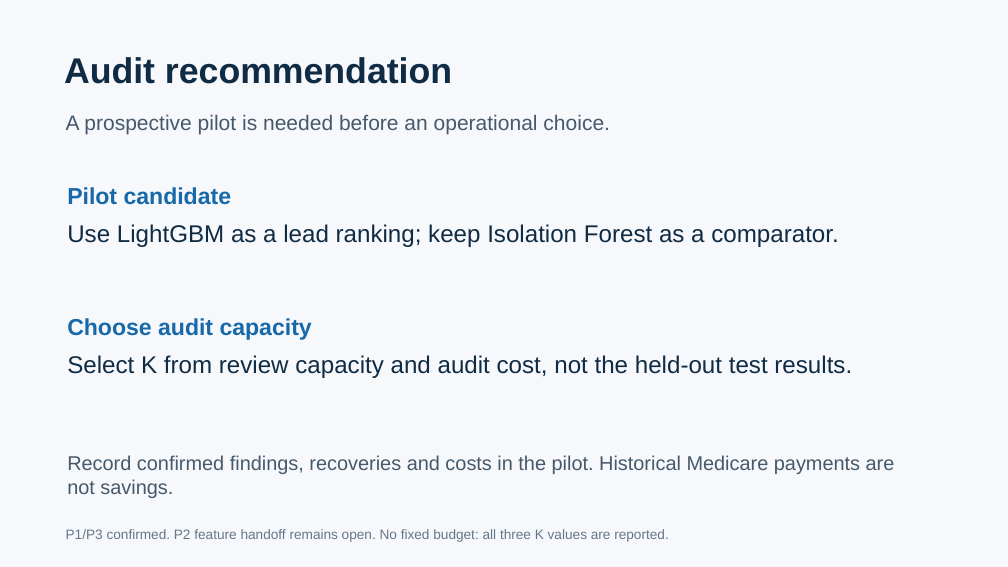
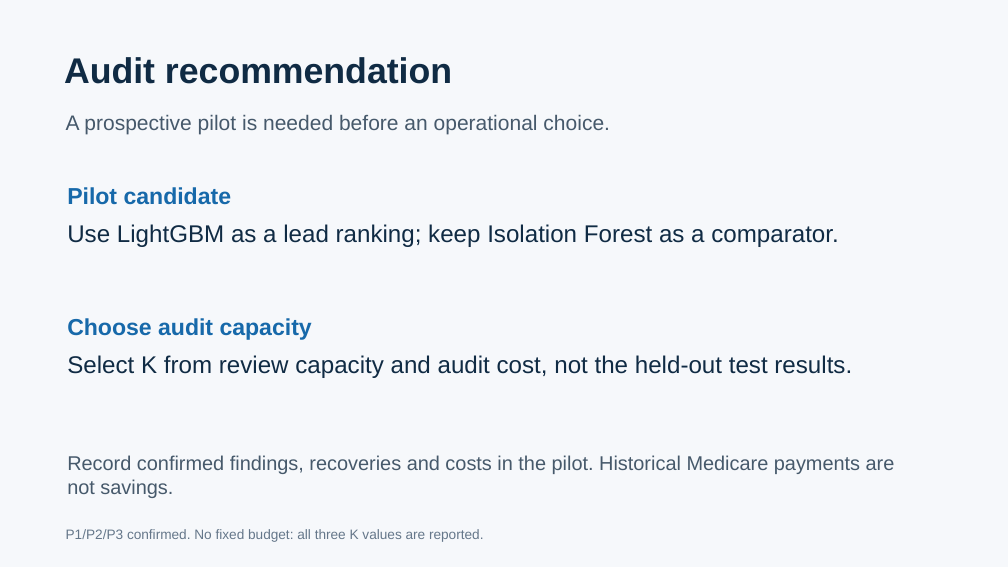
Before and after one commit to 23f2005056/mlba, a slide deck: slide 6 of presentation_figures/FraudLens_P4_Evaluation.pptx. Drawn at 1008x567 pixels with LibreOffice and Linux fonts; fonts in the diff are those of the drawing. Boxes give left, top, right and bottom in pixels: in the first picture for what was removed or moved away, otherwise in the second. Text is boxed around its words. In the diff, an @@ line names an element or a change of style, - is before the commit and + after.

```diff
--- a/presentation_figures/FraudLens_P4_Evaluation.pptx
+++ b/presentation_figures/FraudLens_P4_Evaluation.pptx
@@ text at [66,529,484,542]: text changed @@
-P1/P3 confirmed. P2 feature handoff remains open. No fixed budget: all three K values are reported.
+P1/P2/P3 confirmed. No fixed budget: all three K values are reported.
```
Also in this commit, not shown: 1 other slide changed, 5 other files.
